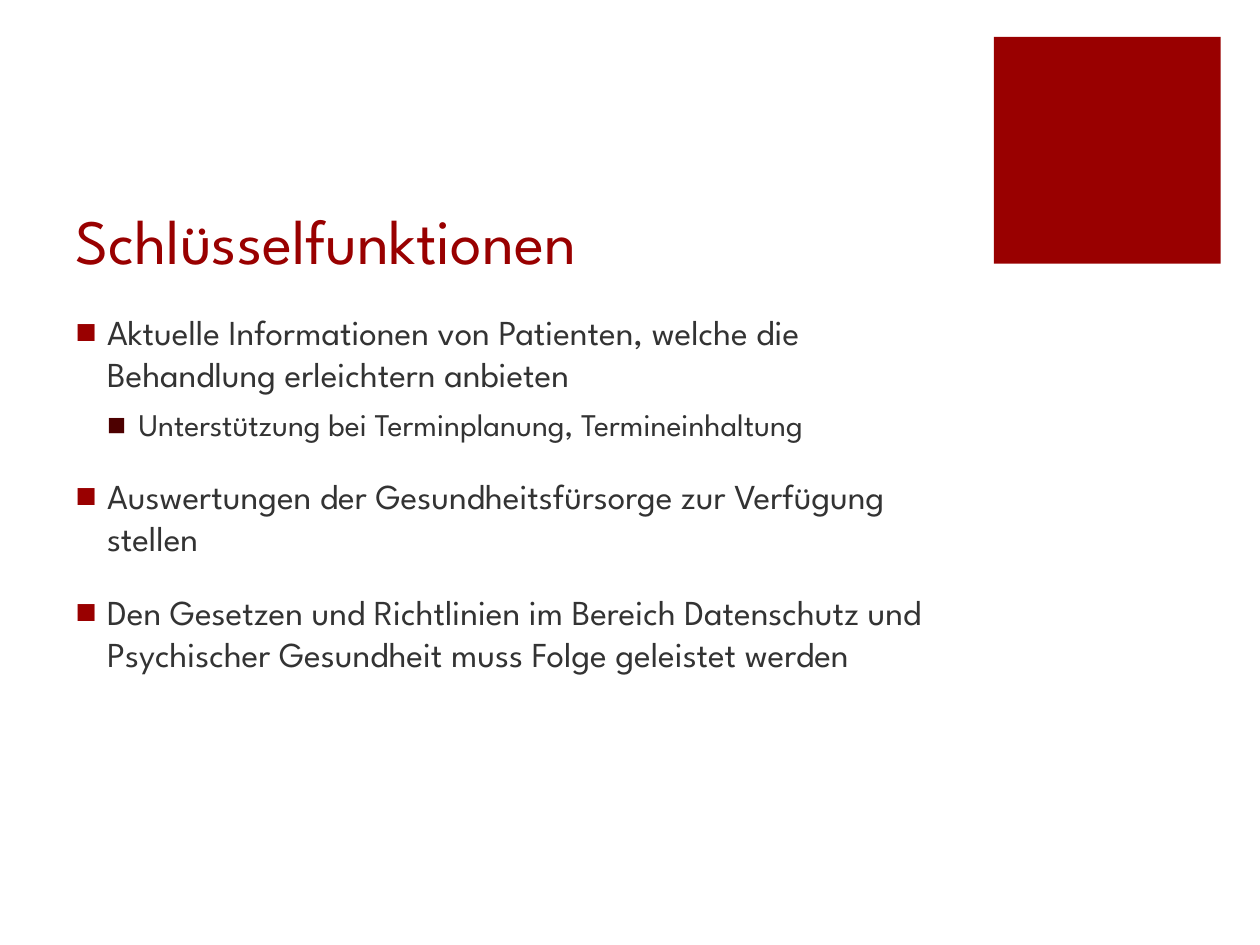
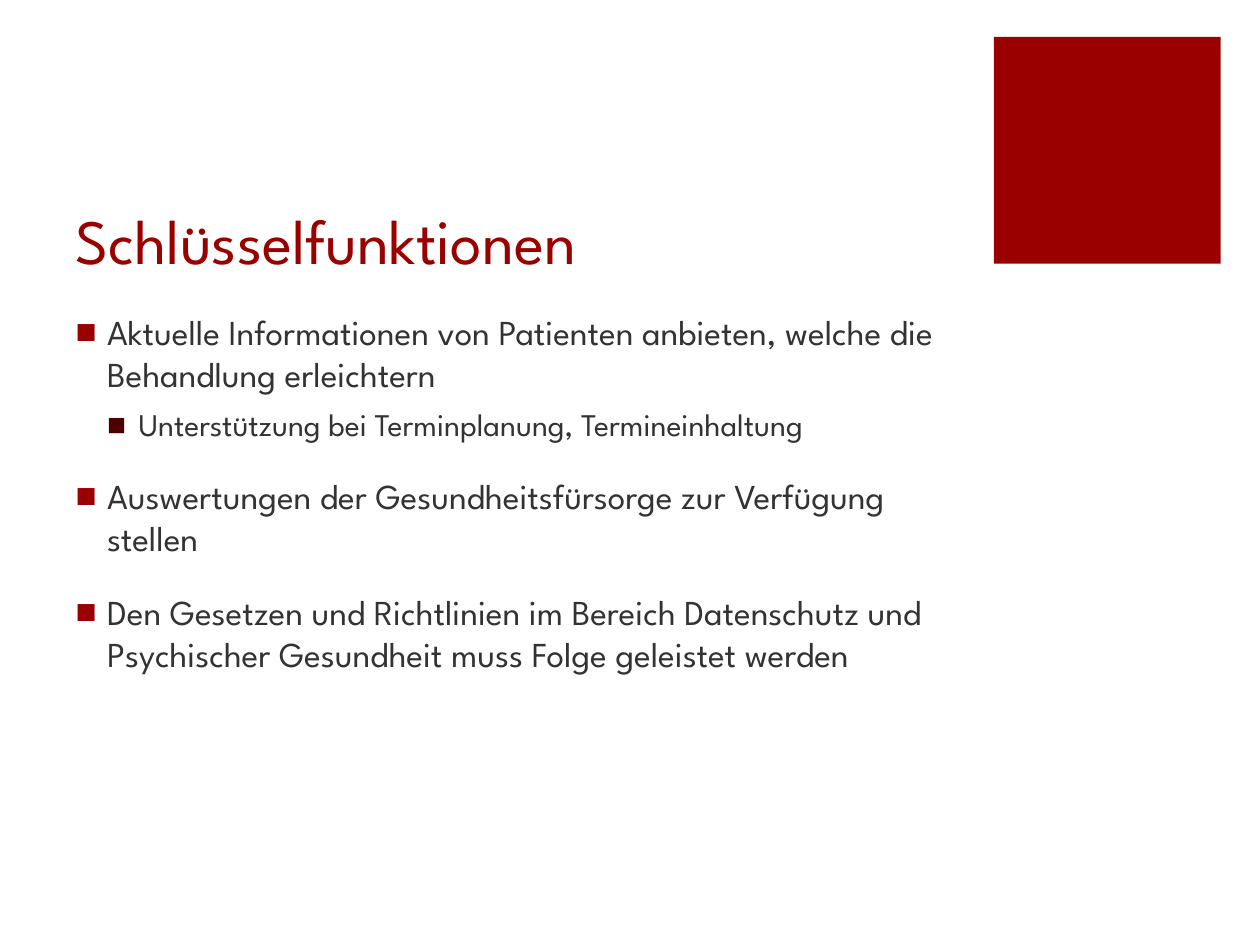
Before and after one commit to reubd1/ch.bfh.bti7081.s2013.red, a slide deck: slide 3 of ch.bfh.bti7081.s2013.red/doc/task02/P_Task01_Task02.pptx. Drawn at 1260x945 pixels with LibreOffice and Linux fonts; fonts in the diff are those of the drawing. Boxes give left, top, right and bottom in pixels: in the first picture for what was removed or moved away, otherwise in the second. Text is boxed around its words. In the diff, an @@ line names an element or a change of style, - is before the commit and + after.

Commit message:
Überarbeitung

```diff
--- a/ch.bfh.bti7081.s2013.red/doc/task02/P_Task01_Task02.pptx
+++ b/ch.bfh.bti7081.s2013.red/doc/task02/P_Task01_Task02.pptx
@@ text at <box>107,320,933,395</box>: text changed @@
-■ Aktuelle Informationen von Patienten, welche die Behandlung erleichtern anbieten
+■ Aktuelle Informationen von Patienten anbieten, welche die Behandlung erleichtern
```
